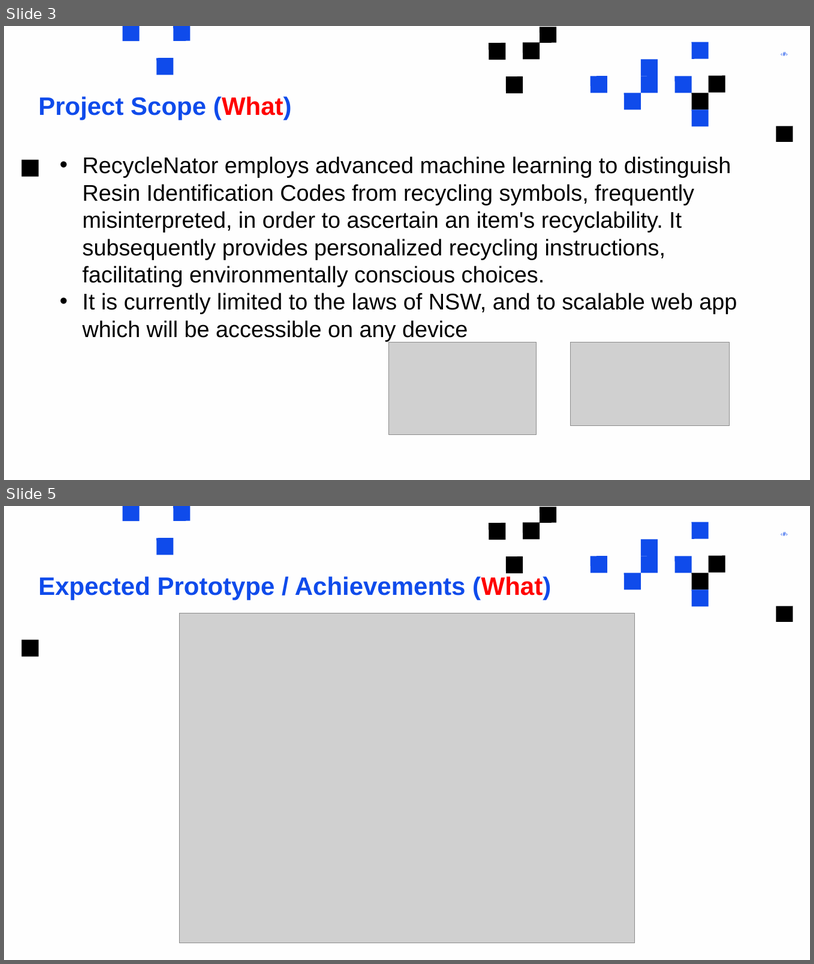
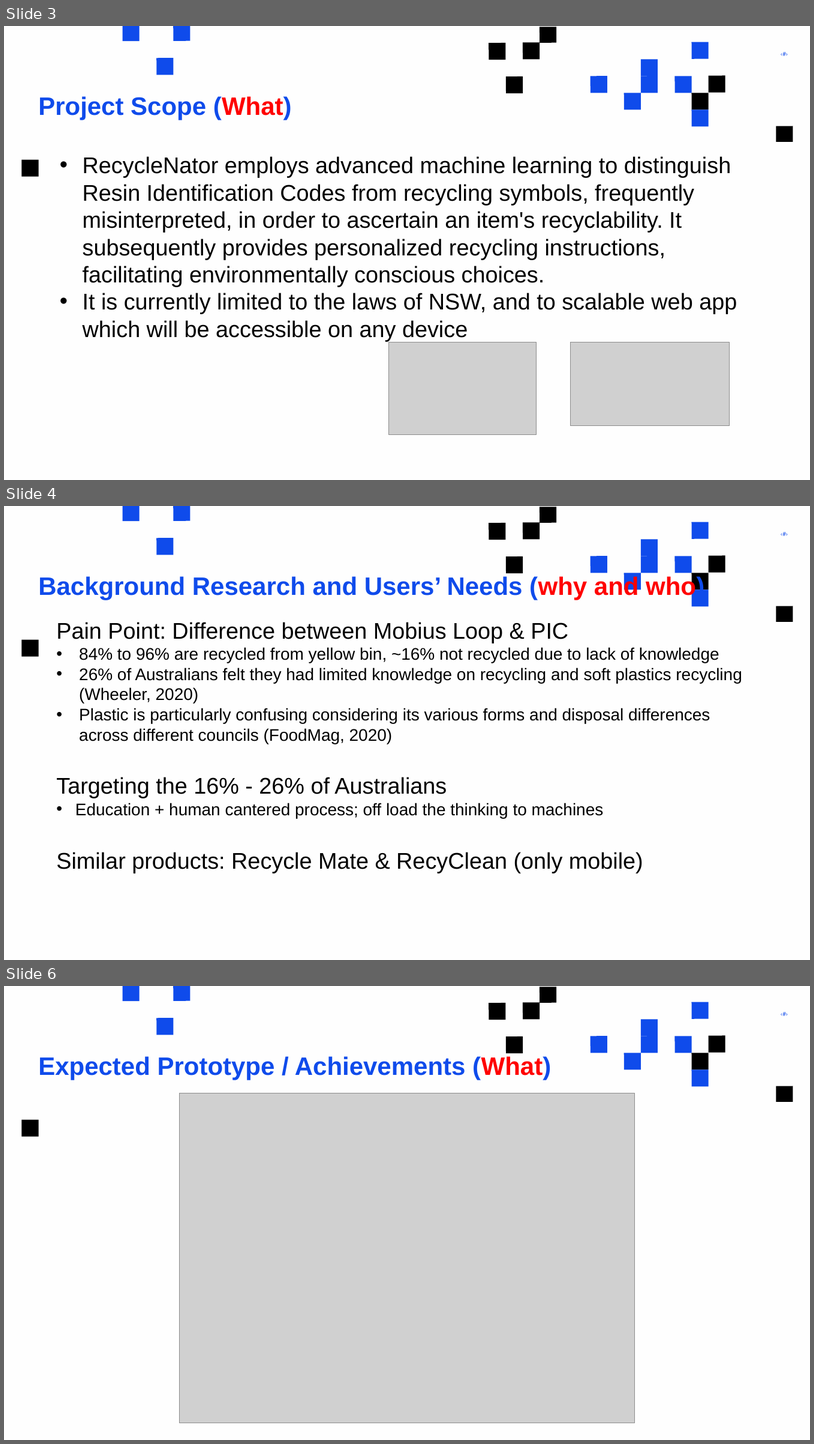
Before and after one commit to rupali-p/recycling-app, a slide deck: administration/rupali/Rupali Project Pitch.pptx. Shown one above the other, each under a label of ours: slides 3 and 5 before the commit, slides 3, 4 and 6 after it; the slides between them are not shown. The pictures are 814x964 and 814x1444 pixels, drawn with LibreOffice and Linux fonts; fonts in the diff are those of the drawing; grey boxes stand for pictures. Boxes give left, top, right and bottom in pixels: in the first picture for what was removed or moved away, otherwise in the second. Text is boxed around its words. In the diff, an @@ line names an element or a change of style, - is before the commit and + after.

Commit message:
updated backgrounds slide

```diff
--- a/administration/rupali/Rupali Project Pitch.pptx
+++ b/administration/rupali/Rupali Project Pitch.pptx
@@ slide 4 added at <box>4,506,810,960</box>, background #FEFEFE; not listed: 23 template elements that a slide beside it also shows @@
@@ title added at <box>38,575,705,600</box>, 60 pt, text #0F4BEB, bold @@
+Background Research and Users’ Needs (why and who)
@@ text added at <box>56,622,742,873</box>, 40 pt, text #000000 @@
+                Pain Point: Difference between Mobius Loop & PIC
+                • 84% to 96% are recycled from yellow bin, ~16% not recycled due to lack of knowledge
+                • 26% of Australians felt they had limited knowledge on recycling and soft plastics recycling (Wheeler, 2020)
+• Plastic is particularly confusing considering its various forms and disposal differences across different councils (FoodMag, 2020)
+                Targeting the 16% - 26% of Australians
+                • Education + human cantered process; off load the thinking to machines
+                Similar products: Recycle Mate & RecyClean (only mobile)
@@ what was slide 5 is now slide 6 @@
```
Also in this commit, not shown: 1 other slide added, 1 slide removed.
